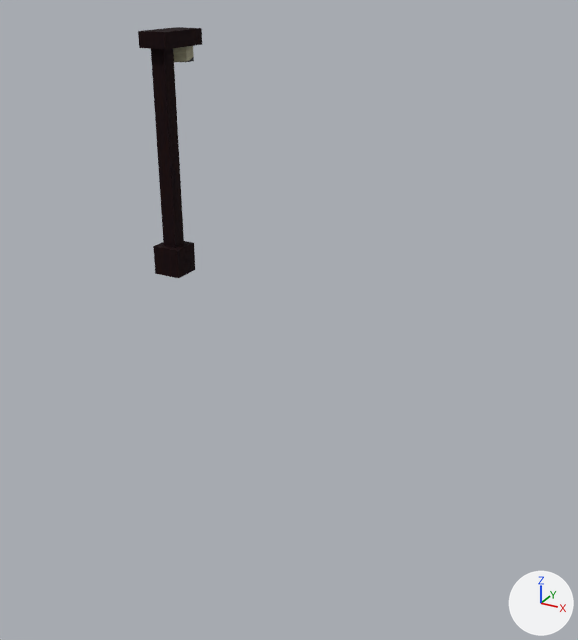
The OBJ model data/models/streetlight.obj: old version first, new version second.
The view is the same before and after, from a camera (50 mm lens) standing at (16.3, -21.4, 9.8) and looking at (8.2, -6.6, 2.4). The axes (+X, +Y, +Z) are drawn at lower right. The lights are the same throughout. Where no turn or scale is listed for an object, it has been applied to the vertices.

Before the edit, the objects in view are built like this:
```python
me_bulb = bpy.data.meshes.new('Bulb')
me_bulb.from_pydata(...)  # a 6-sided cylinder along z spanning x -0.346..0.346, y 0.6..1.4, z 7.0..7.5
me_bulb.materials.append(mat_weatheredplastic)  # picture img_bulbalbedo_png
me_pole = bpy.data.meshes.new('Pole')
me_pole.from_pydata(...)  # a box spanning x -0.5..0.5, y -0.5..0.5, z 0.0..1.0; a box spanning x -0.5..0.5, y -0.5..1.5, z 7.5..8.0; a box spanning x -0.25..0.25, y -0.25..0.25, z 1.0..7.5
me_pole.materials.append(mat_iron)
ob_bulb = bpy.data.objects.new('Bulb', me_bulb)
ob_bulb.location = (0.0, 0.0, 0.0)
ob_pole = bpy.data.objects.new('Pole', me_pole)
ob_pole.location = (0.0, 0.0, 0.0)
```
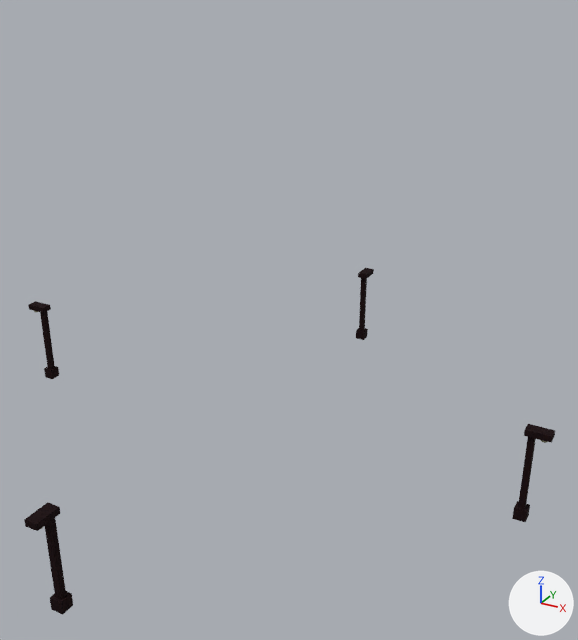
Commit message: update streetlight model to cover all streets per block

Where the change shows, as pixel boxes [x1, y1, x2, y2] in the pictures (578 x 640 px; the box of a moved part takes in the faces that stretch with it):
'Pole', reshaped (718% wider, 38% taller): before [138, 27, 202, 278]; after [24, 268, 555, 615]
'Bulb', reshaped: before [173, 46, 194, 62]; after [33, 276, 547, 529]
part 1 of me_bulb, deleted: before [173, 46, 194, 62]
part 2 of me_pole, added: after [356, 328, 368, 340]
part 3 of me_pole, added: after [358, 268, 374, 279]
part 4 of me_pole, added: after [359, 278, 367, 331]
part 5 of me_pole, moved or reshaped: before [153, 241, 195, 278]; after [44, 366, 59, 379]
part 6 of me_pole, moved or reshaped: before [138, 27, 202, 49]; after [28, 301, 51, 313]
part 7 of me_pole, moved or reshaped: before [151, 48, 184, 248]; after [40, 312, 55, 369]
part 8 of me_pole, added: after [512, 501, 530, 522]
part 9 of me_pole, added: after [524, 424, 555, 443]
part 10 of me_pole, added (black): after [518, 437, 536, 509]
part 11 of me_pole, added: after [50, 591, 73, 615]
part 12 of me_pole, added (black): after [24, 502, 60, 531]
part 13 of me_pole, added (black): after [45, 518, 66, 599]

The change, as a diff of the scene's bpy script:
```diff
--- a/data/models/streetlight.obj.py
+++ b/data/models/streetlight.obj.py
@@ me_bulb @@
 # used by ob_bulb; location = (0.0, 0.0, 0.0)
-me_bulb.from_pydata(...)  # 12 vertices, 20 faces; spans x -0.346..0.346, y 0.6..1.4, z 7.0..7.5
+me_bulb.from_pydata(...)  # 104 vertices, 160 faces; spans x 1.57..14.43, y -14.435..-1.575, z 1.784..1.884
+# me_bulb part 1: 12 vertices removed from x -0.346..0.346, y 0.6..1.4, z 7.0..7.5
 me_bulb.materials.append(mat_weatheredplastic)
@@ me_pole @@
 # used by ob_pole; location = (0.0, 0.0, 0.0)
-me_pole.from_pydata(...)  # 24 vertices, 36 faces; spans x -0.5..0.5, y -0.5..1.5, z 0.0..8.0
+me_pole.from_pydata(...)  # 96 vertices, 144 faces; spans x 1.52..14.48, y -14.48..-1.53, z 0.01..2.01
+# me_pole part 2: a new loose piece, a box spanning x 7.88..8.12, y -2.03..-1.78, z 0.01..0.26, in mat_iron
+# me_pole part 3: a new loose piece, a box spanning x 7.88..8.12, y -2.03..-1.53, z 1.88..2.01, in mat_iron
+# me_pole part 4: a new loose piece, a box spanning x 7.94..8.06, y -1.97..-1.84, z 0.26..1.88, in mat_iron
+# me_pole part 5: the loose piece of 8 vertices spanning x -0.5..0.5, y -0.5..0.5, z 0.0..1.0 is turned 90 degrees about the z axis through its middle and scaled by 0.25, then moved by (1.9, -8.01, -0.37)
+# me_pole part 6: the loose piece of 8 vertices spanning x -0.5..0.5, y -0.5..1.5, z 7.5..8.0 is turned 90 degrees about the z axis through its middle and scaled by 0.25, then moved by (1.78, -8.51, -5.8)
+# me_pole part 7: the loose piece of 8 vertices spanning x -0.25..0.25, y -0.25..0.25, z 1.0..7.5 is turned 90 degrees about the z axis through its middle and scaled by 0.25, then moved by (1.9, -8.01, -3.18)
+# me_pole part 8: a new loose piece, a box spanning x 13.98..14.23, y -8.13..-7.88, z 0.01..0.26, in mat_iron
+# me_pole part 9: a new loose piece, a box spanning x 13.98..14.48, y -8.13..-7.88, z 1.88..2.01, in mat_iron
+# me_pole part 10: a new loose piece, a box spanning x 14.04..14.16, y -8.07..-7.94, z 0.26..1.88, in mat_iron
+# me_pole part 11: a new loose piece, a box spanning x 7.88..8.12, y -14.23..-13.98, z 0.01..0.26, in mat_iron
+# me_pole part 12: a new loose piece, a box spanning x 7.88..8.12, y -14.48..-13.98, z 1.88..2.01, in mat_iron
+# me_pole part 13: a new loose piece, a box spanning x 7.94..8.06, y -14.17..-14.04, z 0.26..1.88, in mat_iron
 me_pole.materials.append(mat_iron)
```
